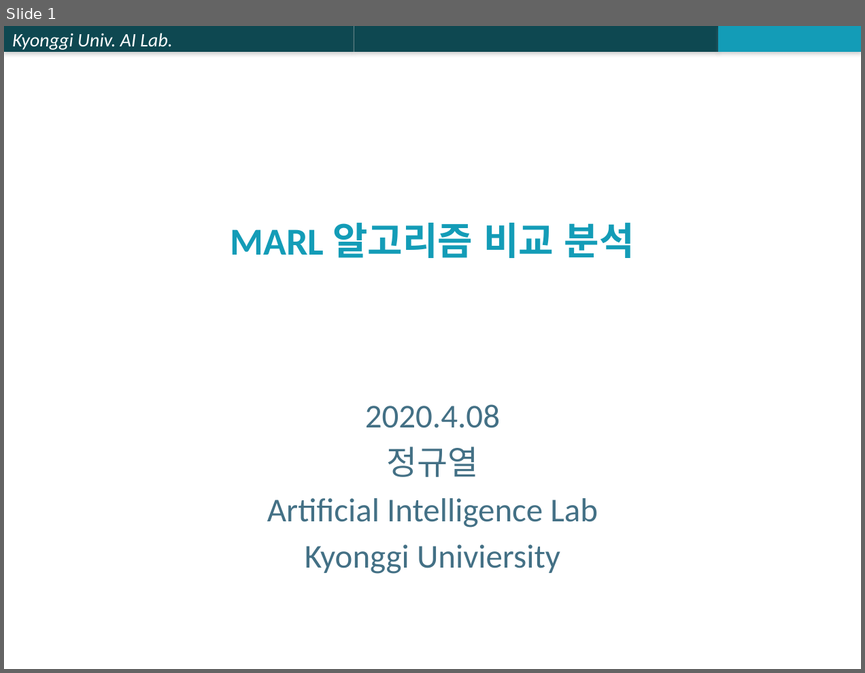
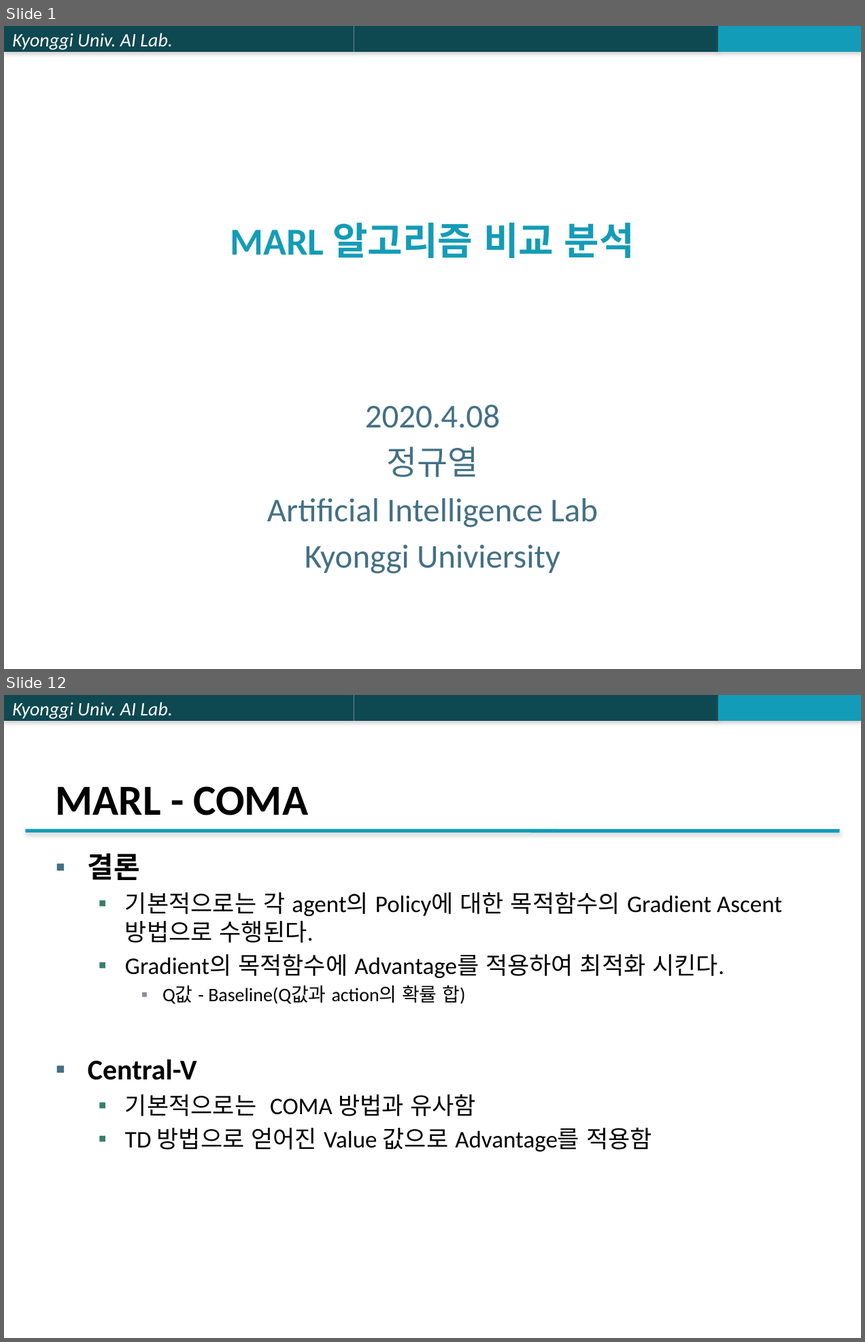
Before and after one commit to jk96491/PapersSeminar, a slide deck: Multi_Agent/ETC/PPTX/MARL 알고리즘 비교 분석.pptx. Shown one above the other, each under a label of ours: slide 1 before the commit, slides 1 and 12 after it; the slides between them are not shown. The pictures are 865x673 and 865x1342 pixels, drawn with LibreOffice and Linux fonts; fonts in the diff are those of the drawing. Boxes give left, top, right and bottom in pixels: in the first picture for what was removed or moved away, otherwise in the second. Text is boxed around its words. In the diff, an @@ line names an element or a change of style, - is before the commit and + after.

```diff
--- a/Multi_Agent/ETC/PPTX/MARL 알고리즘 비교 분석.pptx
+++ b/Multi_Agent/ETC/PPTX/MARL 알고리즘 비교 분석.pptx
@@ slide 12 added at bbox=[4, 695, 861, 1338], background #FFFFFF; not listed: 3 template elements that a slide beside it also shows @@
@@ title added at bbox=[56, 786, 309, 815], 36 pt, text #000000, bold @@
+MARL - COMA
@@ line added from (26, 830) to (839, 831), #139CB7 3 pt @@
@@ text added at bbox=[88, 853, 782, 1151], 20 pt, text #000000 @@
+▪ 결론
+  ▪ 기본적으로는 각 agent의 Policy에 대한 목적함수의 Gradient Ascent 방법으로 수행된다.
+  ▪ Gradient의 목적함수에 Advantage를 적용하여 최적화 시킨다.
+    ▪ Q값 - Baseline(Q값과 action의 확률 합)
+▪ Central-V
+  ▪ 기본적으로는 COMA 방법과 유사함
+  ▪ TD 방법으로 얻어진 Value 값으로 Advantage를 적용함
```
Also in this commit, not shown: 8 slides changed, 5 other slides added, 6 slides removed.
